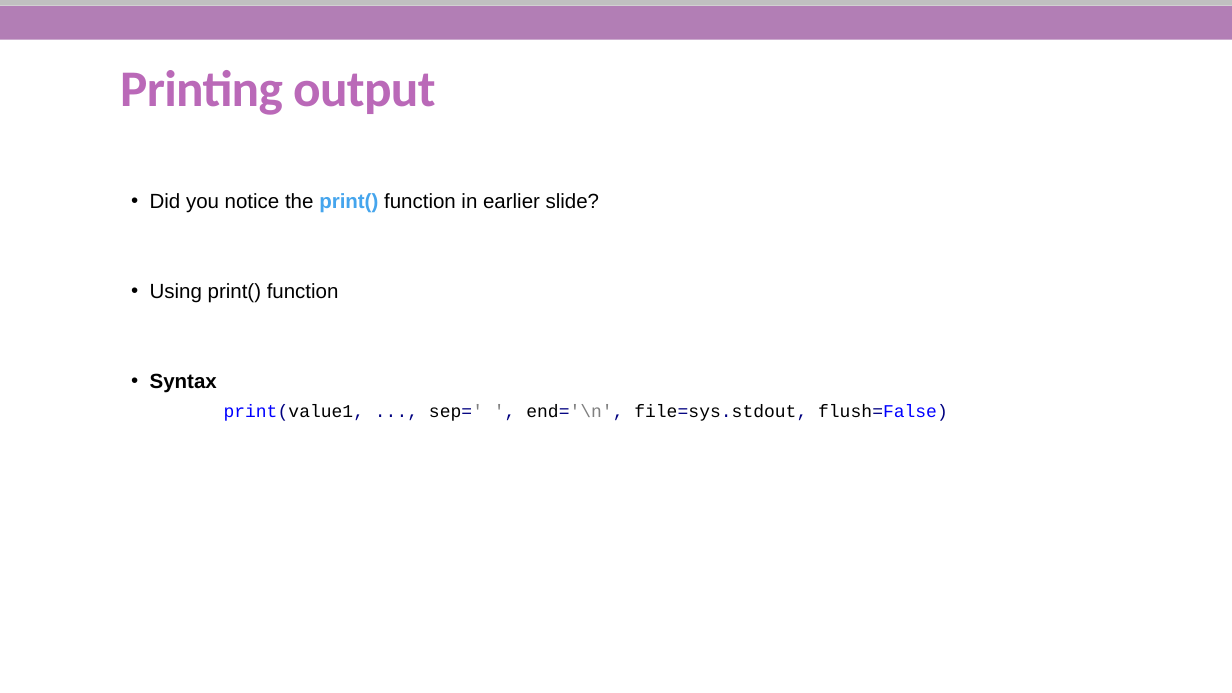
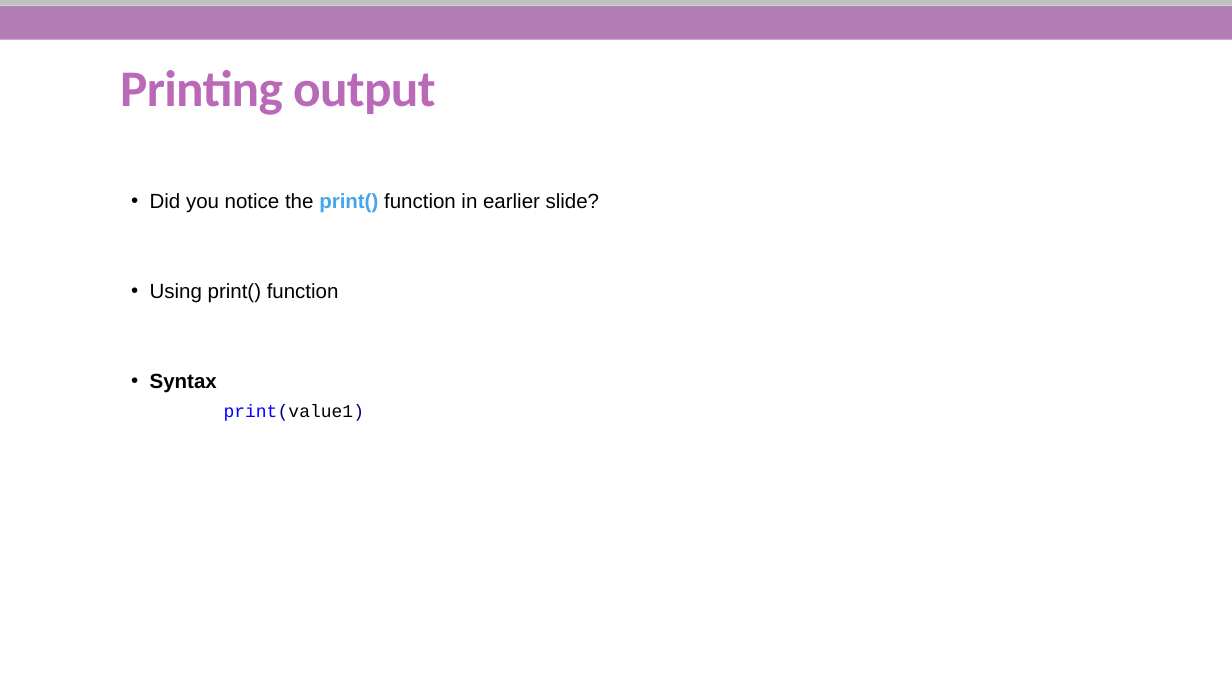
Before and after one commit to She-Codes-Now/Intro-to-Python, a slide deck: slide 11 of Python-SheCodesNow_updated.pptx. Drawn at 1232x693 pixels with LibreOffice and Linux fonts; fonts in the diff are those of the drawing; background and template pictures are left out. Boxes give left, top, right and bottom in pixels: in the first picture for what was removed or moved away, otherwise in the second. Text is boxed around its words. In the diff, an @@ line names an element or a change of style, - is before the commit and + after.

```diff
--- a/Python-SheCodesNow_updated.pptx
+++ b/Python-SheCodesNow_updated.pptx
@@ text at (x1=224, y1=405, x2=365, y2=421): text changed @@
-  print(value1, ..., sep=' ', end='\n', file=sys.stdout, flush=False)
+  print(value1)
```
Also in this commit, not shown: 12 other slides changed, 3 slides added, 12 slides removed.
